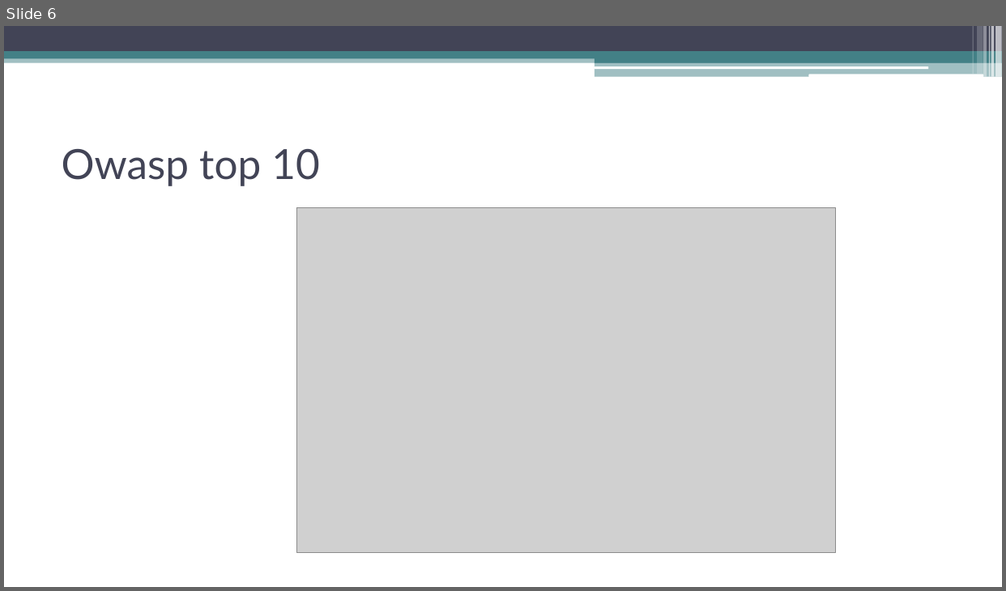
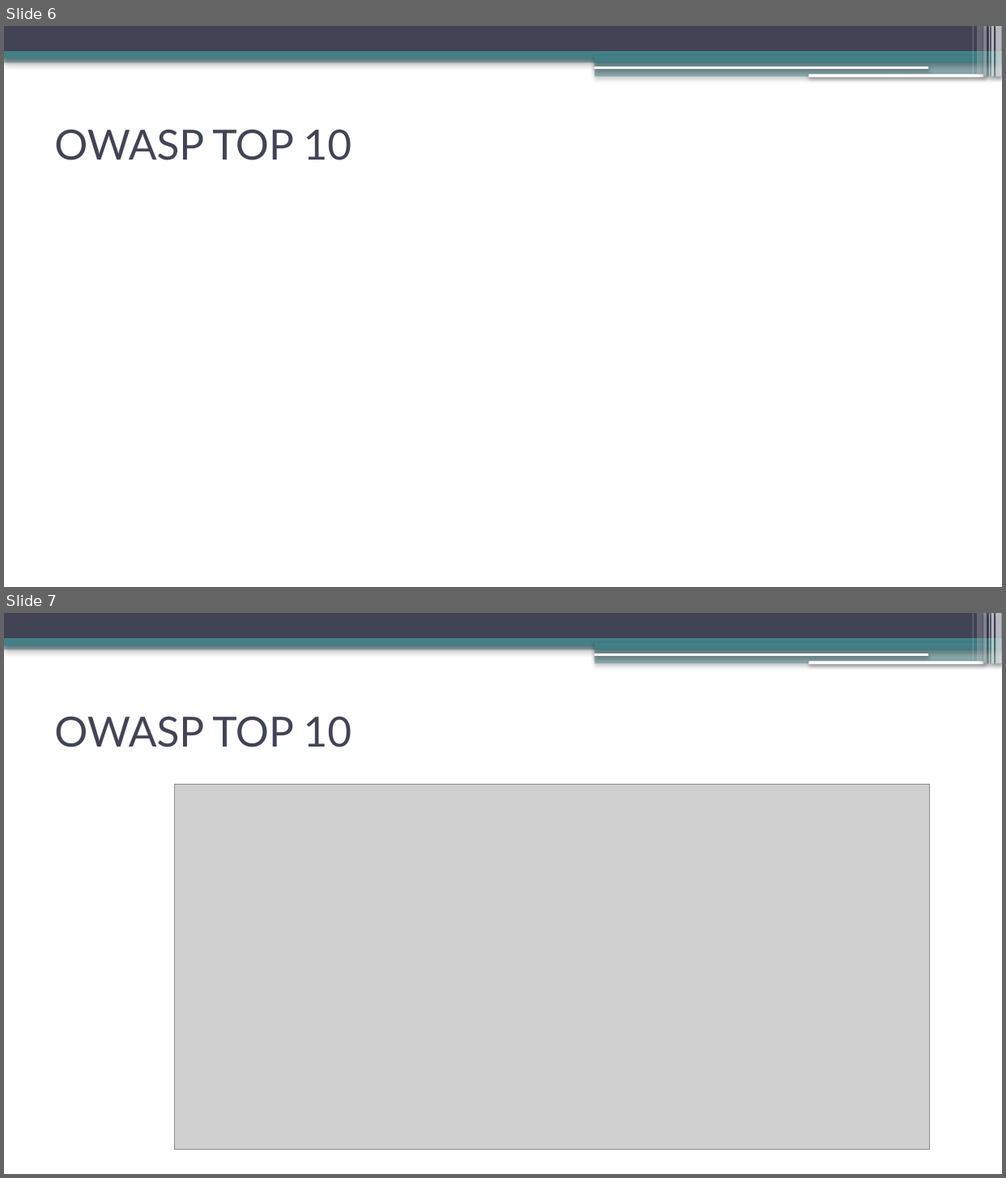
Before and after one commit to sebastianrevuelta/Chess, a slide deck: doc/Check (mate) to the vulnerabilities.pptx. Shown one above the other, each under a label of ours: slide 6 before the commit, slides 6 and 7 after it. The pictures are 1006x591 and 1006x1178 pixels, drawn with LibreOffice and Linux fonts; fonts in the diff are those of the drawing; grey boxes stand for pictures. Boxes give left, top, right and bottom in pixels: in the first picture for what was removed or moved away, otherwise in the second. Text is boxed around its words. In the diff, an @@ line names an element or a change of style, - is before the commit and + after.

```diff
--- a/doc/Check (mate) to the vulnerabilities.pptx
+++ b/doc/Check (mate) to the vulnerabilities.pptx
@@ slide 7 added at (4,613,1002,1174), background #FFFFFF; not listed: 13 template elements that a slide beside it also shows @@
@@ text added at (54,717,352,747), 40 pt, text #424456 @@
+OWASP TOP 10
@@ picture added at (175,784,929,1149) @@
@@ slide 6 changed as well @@
@@ shadow on in 13 elements at (4,56,1002,62), (4,26,1002,51), (4,51,1002,59), (594,55,1002,62), (594,62,1002,77), (594,66,928,69), (809,74,983,77), (996,26,1002,77), (991,26,995,77), (989,26,990,77), (984,26,987,77), (978,26,983,74), (973,26,974,74) @@
@@ text at (54,130,352,160): text changed @@
-Owasp top 10
+OWASP TOP 10
@@ picture removed at (296,208,836,552) @@
```
Also in this commit, not shown: 22 other slides changed, 11 other slides added, 9 slides removed.
